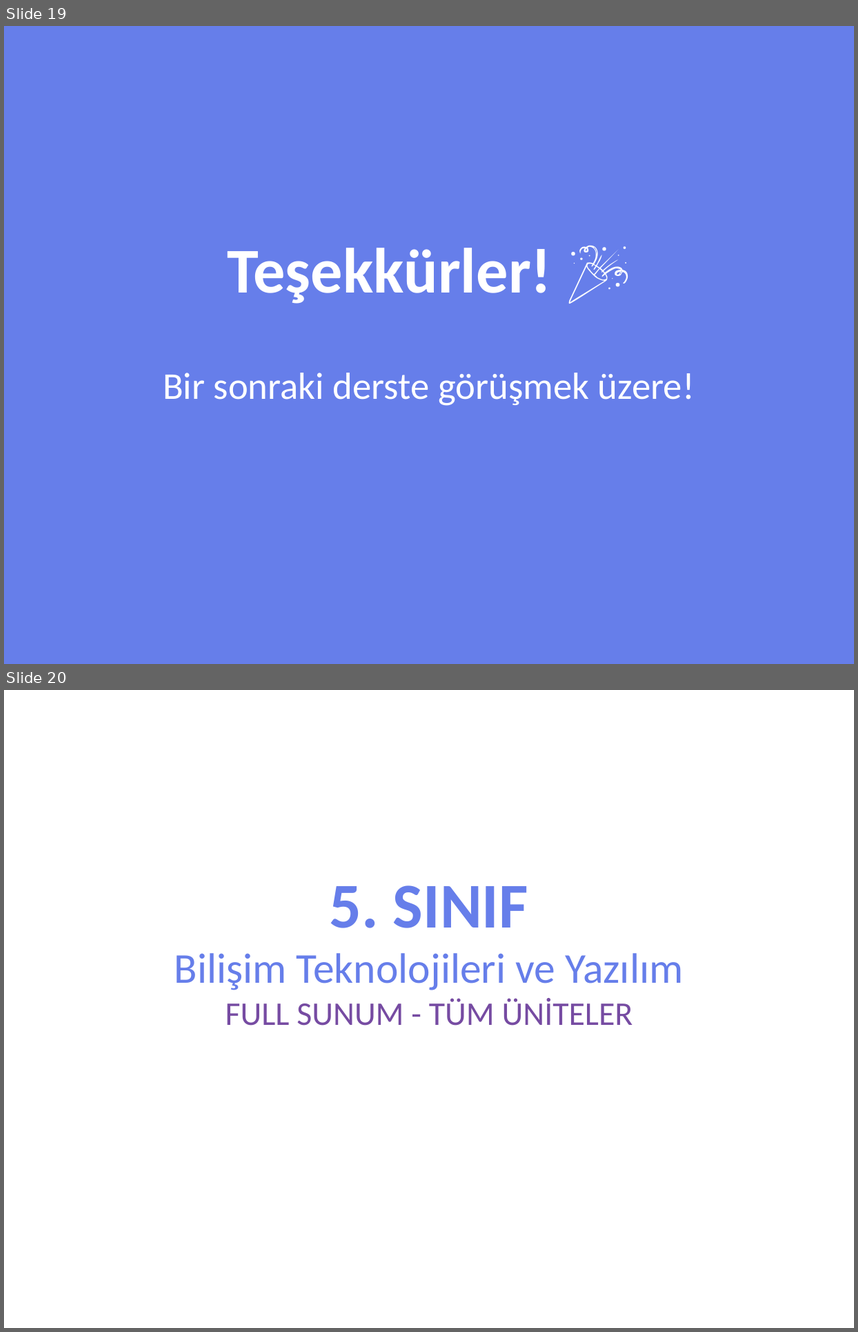
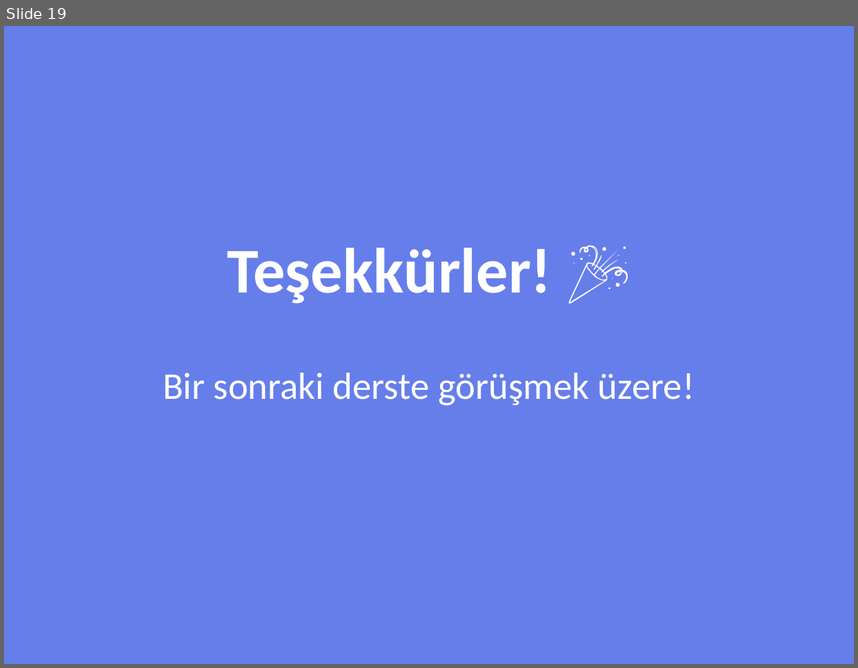
Before and after one commit to fikirkasi-arch/BST, a slide deck: sunumlar/5-SINIF-FULL-SUNUM-DETAYLI.pptx. Shown one above the other, each under a label of ours: slides 19 and 20 before the commit, slide 19 after it. The pictures are 858x1332 and 858x668 pixels, drawn with LibreOffice and Linux fonts; fonts in the diff are those of the drawing. Boxes give left, top, right and bottom in pixels: in the first picture for what was removed or moved away, otherwise in the second. Text is boxed around its words. In the diff, an @@ line names an element or a change of style, - is before the commit and + after.

```diff
--- a/sunumlar/5-SINIF-FULL-SUNUM-DETAYLI.pptx
+++ b/sunumlar/5-SINIF-FULL-SUNUM-DETAYLI.pptx
@@ slide 20 removed at [4, 690, 854, 1328], background #FFFFFF @@
@@ text removed at [174, 885, 683, 1025] @@
-5. SINIF
-Bilişim Teknolojileri ve Yazılım
-FULL SUNUM - TÜM ÜNİTELER
```
Also in this commit, not shown: 66 slides changed, 1 other file.
